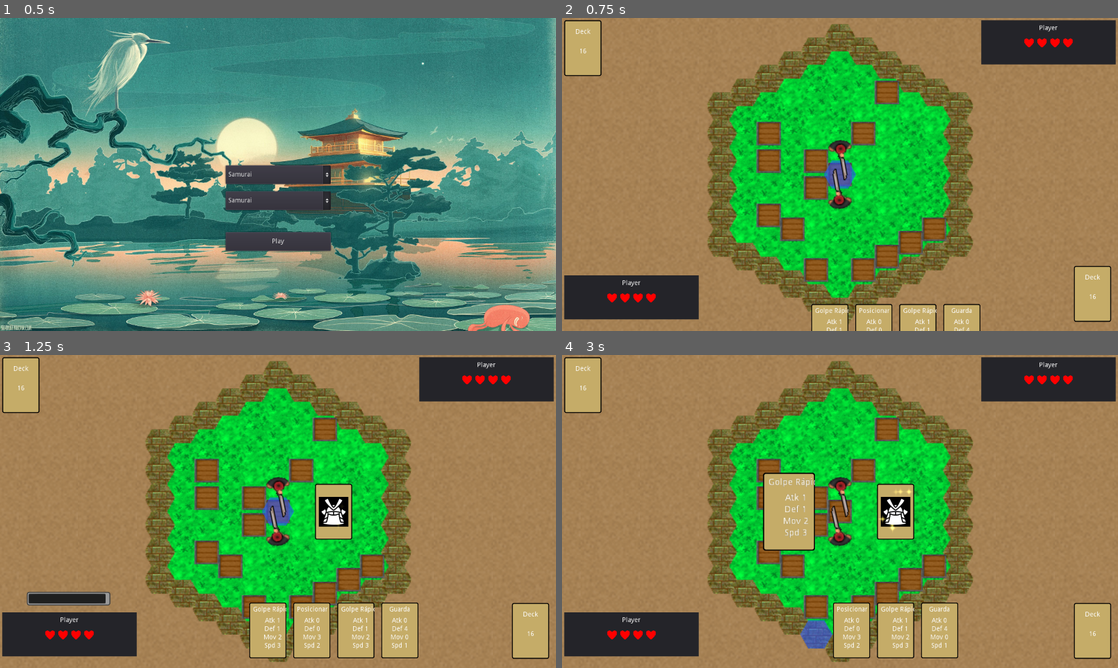
Above: before the commit, frames 1-4 (two rows, left to right).
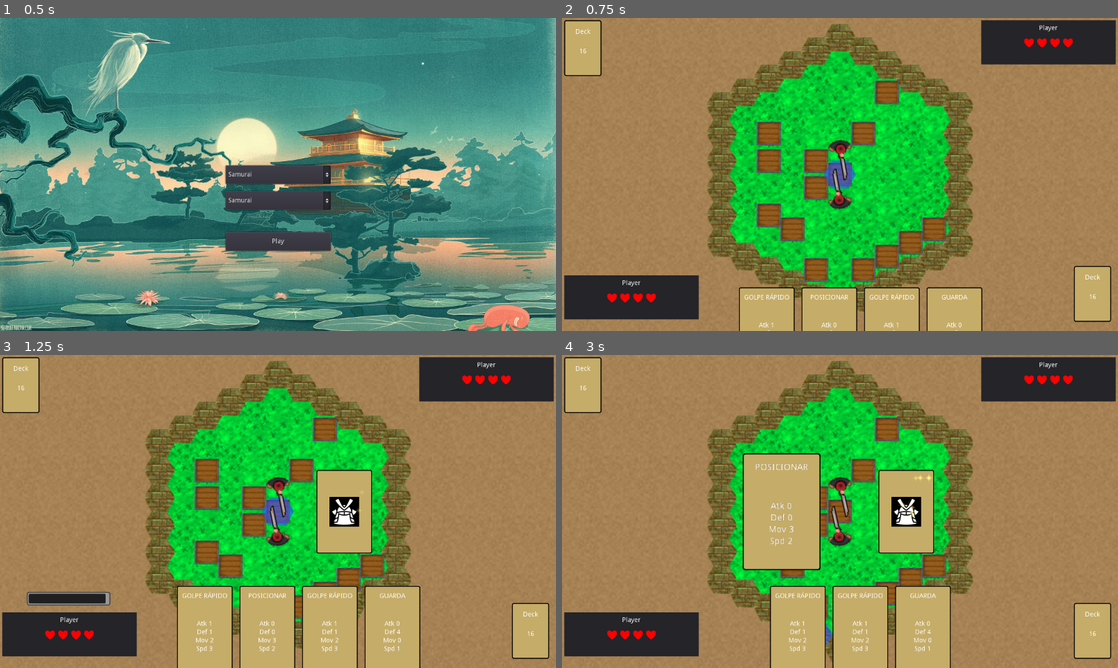
Above: after the commit, the same moments.

Repository: AndreMicheletti/samurai-hex-game
Game: Godot game, scene res://scenes/TitleScreen.tscn
Two runs of this game, one before a commit and one after it. Both use one fixed random seed, a clock stepped at 60 frames per second and the inputs below.
Inputs (mouse positions are in pixels of both pictures, inside the frame that each line leads up to):
- Up to frame 1 (0.5 s): no input
- Up to frame 2 (0.75 s): click "Play" at 0.5 s
- Up to frame 3 (1.25 s): no input
- Up to frame 4 (3 s): move the mouse to (895, 511) at 1.27 s; click (895, 511) at 1.42 s; tap Enter at 2 s; move the mouse to (828, 630) at 2.02 s; click (828, 630) at 2.17 s; move the mouse to (789, 511) at 2.77 s; click (789, 511) at 2.92 s

Frame 1 is identical in both runs. In frame 2, 4.4% of the frame differs, in the area x 31-76%, y 86-100%; in frame 3, 10%; in frame 4, 12%, in the area x 32-72%, y 31-100%.

Commit message:
some fixes on card. major change in enemy behaviour

Diff:
--- a/scenes/characters/Enemy.tscn
+++ b/scenes/characters/Enemy.tscn
@@ -7,8 +7,6 @@
 [ext_resource path="res://graphics/particles/twirl_01.png" type="Texture" id=6]
 [ext_resource path="res://graphics/particles/flame_01.png" type="Texture" id=7]
 [ext_resource path="res://graphics/particles/smoke_04.png" type="Texture" id=8]
-
-
 
 [sub_resource type="Animation" id=1]
 resource_name = "attack_deceive"
@@ -939,6 +937,7 @@
 script = ExtResource( 1 )
 PlayerName = "Enemy"
 characterClass = ExtResource( 2 )
+ai_mode = 1
 
 [node name="anim" type="AnimationPlayer" parent="."]
 autoplay = "idle"
--- a/scenes/gui/Card.tscn
+++ b/scenes/gui/Card.tscn
@@ -57,7 +57,7 @@
 "times": PoolRealArray( 0 ),
 "transitions": PoolRealArray( 1 ),
 "update": 0,
-"values": [ Vector2( 80, 0 ) ]
+"values": [ Vector2( 120, 0 ) ]
 }
 tracks/2/type = "value"
 tracks/2/path = NodePath(".:rect_size")
@@ -69,7 +69,7 @@
 "times": PoolRealArray( 0, 1.4 ),
 "transitions": PoolRealArray( 1, 1 ),
 "update": 0,
-"values": [ Vector2( 80, 120 ), Vector2( 80, 5 ) ]
+"values": [ Vector2( 120, 180 ), Vector2( 80, 5 ) ]
 }
 tracks/3/type = "value"
 tracks/3/path = NodePath("Flames:position")
@@ -81,7 +81,7 @@
 "times": PoolRealArray( 0, 1.4 ),
 "transitions": PoolRealArray( 1, 1 ),
 "update": 0,
-"values": [ Vector2( 40, 110 ), Vector2( 40, 0 ) ]
+"values": [ Vector2( 50, 170 ), Vector2( 50, 0 ) ]
 }
 
 [sub_resource type="Animation" id=4]
@@ -171,10 +171,10 @@
 colors = PoolColorArray( 0, 0, 0, 1, 1, 0.948975, 0.40625, 1, 0, 0, 0, 1 )
 
 [node name="Card" type="Panel"]
-margin_right = 80.0
-margin_bottom = 120.0
-rect_min_size = Vector2( 80, 120 )
-rect_pivot_offset = Vector2( 40, 60 )
+margin_right = 120.0
+margin_bottom = 180.0
+rect_min_size = Vector2( 120, 180 )
+rect_pivot_offset = Vector2( 60, 90 )
 rect_clip_content = true
 mouse_default_cursor_shape = 2
 size_flags_horizontal = 0
@@ -202,8 +202,8 @@
 [node name="VBox" type="VBoxContainer" parent="Margin"]
 margin_left = 8.0
 margin_top = 8.0
-margin_right = 72.0
-margin_bottom = 112.0
+margin_right = 112.0
+margin_bottom = 172.0
 size_flags_horizontal = 3
 size_flags_vertical = 3
 __meta__ = {
@@ -211,53 +211,69 @@
 }
 
 [node name="Title" type="MarginContainer" parent="Margin/VBox"]
-margin_right = 64.0
-margin_bottom = 20.0
+margin_right = 104.0
+margin_bottom = 35.0
+rect_min_size = Vector2( 0, 35 )
 mouse_filter = 1
 custom_constants/margin_bottom = 6
 
 [node name="Label" type="Label" parent="Margin/VBox/Title"]
-margin_right = 64.0
-margin_bottom = 14.0
+margin_top = 7.0
+margin_right = 104.0
+margin_bottom = 21.0
 size_flags_horizontal = 3
 text = "Card Title"
 align = 1
 valign = 1
-
-[node name="Atk" type="Label" parent="Margin/VBox"]
-margin_top = 24.0
-margin_right = 64.0
-margin_bottom = 38.0
+autowrap = true
+uppercase = true
+max_lines_visible = 2
+
+[node name="Texts" type="VBoxContainer" parent="Margin/VBox"]
+margin_top = 39.0
+margin_right = 104.0
+margin_bottom = 164.0
+size_flags_horizontal = 3
+size_flags_vertical = 3
+alignment = 1
+__meta__ = {
+"_edit_use_anchors_": false
+}
+
+[node name="Atk" type="Label" parent="Margin/VBox/Texts"]
+margin_top = 28.0
+margin_right = 104.0
+margin_bottom = 42.0
 mouse_filter = 1
 size_flags_horizontal = 3
 text = "Atk 2"
 align = 1
 valign = 1
 
-[node name="Def" type="Label" parent="Margin/VBox"]
-margin_top = 42.0
-margin_right = 64.0
-margin_bottom = 56.0
+[node name="Def" type="Label" parent="Margin/VBox/Texts"]
+margin_top = 46.0
+margin_right = 104.0
+margin_bottom = 60.0
 mouse_filter = 1
 size_flags_horizontal = 3
 text = "Def 2"
 align = 1
 valign = 1
 
-[node name="Mov" type="Label" parent="Margin/VBox"]
-margin_top = 60.0
-margin_right = 64.0
-margin_bottom = 74.0
+[node name="Mov" type="Label" parent="Margin/VBox/Texts"]
+margin_top = 64.0
+margin_right = 104.0
+margin_bottom = 78.0
 mouse_filter = 1
 size_flags_horizontal = 3
 text = "Mov 2"
 align = 1
 valign = 1
 
-[node name="Speed" type="Label" parent="Margin/VBox"]
-margin_top = 78.0
-margin_right = 64.0
-margin_bottom = 92.0
+[node name="Speed" type="Label" parent="Margin/VBox/Texts"]
+margin_top = 82.0
+margin_right = 104.0
+margin_bottom = 96.0
 mouse_filter = 1
 size_flags_horizontal = 3
 text = "Speed 2"
@@ -286,7 +302,7 @@
 
 [node name="Flames" type="CPUParticles2D" parent="."]
 material = SubResource( 6 )
-position = Vector2( 40, 110 )
+position = Vector2( 50, 170 )
 z_index = 50
 emitting = false
 amount = 80
@@ -294,7 +310,7 @@
 local_coords = false
 texture = ExtResource( 3 )
 emission_shape = 2
-emission_rect_extents = Vector2( 40, 1 )
+emission_rect_extents = Vector2( 55, 1 )
 gravity = Vector2( 0, -98 )
 angle = 45.0
 angle_random = 1.0
--- a/scenes/gui/GameUI.tscn
+++ b/scenes/gui/GameUI.tscn
@@ -207,10 +207,10 @@
 anchor_right = 0.5
 anchor_bottom = 0.5
 margin_left = -360.988
-margin_top = -184.785
+margin_top = -201.434
 margin_right = 204.012
-margin_bottom = -38.7855
-rect_min_size = Vector2( 565, 146 )
+margin_bottom = -21.4343
+rect_min_size = Vector2( 565, 180 )
 mouse_filter = 2
 size_flags_horizontal = 3
 size_flags_vertical = 3
@@ -247,9 +247,9 @@
 anchor_right = 0.5
 anchor_bottom = 0.5
 margin_left = -600.0
-margin_top = -81.0
+margin_top = -130.5
 margin_right = 600.0
-margin_bottom = 81.0
+margin_bottom = 131.5
 mouse_filter = 2
 __meta__ = {
 "_edit_use_anchors_": false
@@ -260,11 +260,11 @@
 anchor_top = 0.5
 anchor_right = 0.5
 anchor_bottom = 0.5
-margin_left = -150.0
-margin_top = -60.0
-margin_right = -69.9995
-margin_bottom = 60.0
-rect_min_size = Vector2( 80, 120 )
+margin_left = -186.056
+margin_top = -90.0
+margin_right = -66.056
+margin_bottom = 90.0
+rect_min_size = Vector2( 120, 180 )
 mouse_filter = 2
 __meta__ = {
 "_edit_use_anchors_": false
@@ -275,11 +275,11 @@
 anchor_top = 0.5
 anchor_right = 0.5
 anchor_bottom = 0.5
-margin_left = 80.0001
-margin_top = -60.0
-margin_right = 160.0
-margin_bottom = 60.0
-rect_min_size = Vector2( 80, 120 )
+margin_left = 82.7048
+margin_top = -90.0
+margin_right = 202.705
+margin_bottom = 90.0
+rect_min_size = Vector2( 120, 180 )
 mouse_filter = 2
 __meta__ = {
 "_edit_use_anchors_": false
@@ -387,11 +387,11 @@
 anchor_top = 0.5
 anchor_right = 0.5
 anchor_bottom = 0.5
-margin_left = -161.858
-margin_top = 31.6501
-margin_right = 403.142
-margin_bottom = 177.65
-rect_min_size = Vector2( 565, 146 )
+margin_left = -237.967
+margin_top = -4.02612
+margin_right = 327.033
+margin_bottom = 175.974
+rect_min_size = Vector2( 565, 180 )
 mouse_filter = 2
 size_flags_horizontal = 3
 size_flags_vertical = 3
--- a/scripts/Card.gd
+++ b/scripts/Card.gd
@@ -13,10 +13,10 @@
 func set_resource(card : CardResource):
 	card_resource = card
 	$Margin/VBox/Title/Label.text = str(card.title)
-	$Margin/VBox/Atk.text = "Atk " + str(card.atk)
-	$Margin/VBox/Def.text = "Def " + str(card.def)
-	$Margin/VBox/Mov.text = "Mov " + str(card.mov)
-	$Margin/VBox/Speed.text = "Spd " + str(card.speed)
+	$Margin/VBox/Texts/Atk.text = "Atk " + str(card.atk)
+	$Margin/VBox/Texts/Def.text = "Def " + str(card.def)
+	$Margin/VBox/Texts/Mov.text = "Mov " + str(card.mov)
+	$Margin/VBox/Texts/Speed.text = "Spd " + str(card.speed)
 	$Special.emitting = card_resource.special
 
 func _on_Card_gui_input(event):
--- a/scripts/EnemyCharacter.gd
+++ b/scripts/EnemyCharacter.gd
@@ -14,7 +14,8 @@
 			randomize()
 			select_card(randi() % hand.size())
 		AIMode.BALANCED:
-			pass
+			randomize()
+			select_card(randi() % hand.size())
 		AIMode.AGGRESSIVE:
 			pass
 		AIMode.DEFENSIVE:
@@ -36,6 +37,47 @@
 
 func select_movement():
 	# FIND PATH TO PLAYER
+	var moves = get_remaining_moves()
+
+	match ai_mode:
+		AIMode.RANDOM:
+			# MOVE RANDOM
+			print("MOVE RANDOM")
+			for i in range(moves):
+				yield(move_random(), "completed")
+		AIMode.BALANCED:
+			print("FOLLOW PLAYER")
+			for i in range(moves):
+				yield(follow_player(), "completed")
+		AIMode.AGGRESSIVE:
+			pass
+		AIMode.DEFENSIVE:
+			pass
+
+func random_wait():
+	var random_wait = (randi() % 3) / 10.0
+	yield(get_tree().create_timer(random_wait), "timeout")
+
+func move_random():
+	yield(random_wait(), "completed")
+
+	var adjc = get_cell().get_all_adjacent()
+	if adjc.size() <= 0:
+		print("NOWHERE TO MOVE")
+		return
+	# FIND VALID DESTINATION TO MOVE
+	adjc.shuffle()
+	var dest = adjc.pop_front()
+	while dest != null and world.is_obstacle(dest.get_axial_coords()):
+		dest = adjc.pop_front()
+	# MOVE
+	if dest != null:
+		move_to(dest.get_axial_coords())
+		yield(self, "move_ended")
+
+func follow_player():
+	yield(random_wait(), "completed")
+
 	var aux_path = world.find_path(hex_pos, game.player.hex_pos)
 	var path = []
 	for hex in aux_path:
@@ -44,43 +86,10 @@
 			continue
 		path.append(pos)
 
-	var moves = get_remaining_moves()
-	if moves > path.size():
-		print("MOVE RANDOM")
-		match ai_mode:
-			AIMode.RANDOM:
-				# MOVE RANDOM
-				var adjc = get_cell().get_all_adjacent()
-				if adjc.size() <= 0:
-					print("NOWHERE TO MOVE")
-					return select_movement()
-				# FIND VALID DESTINATION TO MOVE
-				adjc.shuffle()
-				var dest = adjc.pop_front()
-				while dest != null and world.is_obstacle(dest.get_axial_coords()):
-					print("stuck in while")
-					adjc.shuffle()
-					dest = adjc.pop_front()
-				# MOVE
-				var random_wait = (randi() % 3) / 10.0
-				yield(get_tree().create_timer(random_wait), "timeout")
-				move_to(dest.get_axial_coords())
-				yield(self, "move_ended")
-				# CALL RECURSIVE
-				return select_movement()
-			AIMode.BALANCED:
-				pass
-			AIMode.AGGRESSIVE:
-				pass
-			AIMode.DEFENSIVE:
-				pass
-
 	# move following path
-	for hex in path:
-		var random_wait = (randi() % 3) / 10.0
-		yield(get_tree().create_timer(random_wait), "timeout")
-		move_to(hex)
-		yield(self, "move_ended")
+	var hex = path.pop_back()
+	move_to(hex)
+	yield(self, "move_ended")
 
 func end_turn():
 	if not active:
--- a/scripts/Game.gd
+++ b/scripts/Game.gd
@@ -211,14 +211,15 @@
 				return [enemy, player]
 
 func on_turn_timeout():
-	if state == Phase.CHOOSE:
+	if state == Phase.CHOOSE and state != Phase.GAMEOVER:
 		randomize()
 		var idx = randi() % player.hand.size()
 		player.select_card(idx)
 		game_ui.remove_player_card(idx)
 
 func on_player_selected_card(_card):
-	play_phase()
+	if state != Phase.GAMEOVER:
+		play_phase()
 
 func choose_winner(_character):
 	if player.get_remaining_health() == enemy.get_remaining_health():
--- a/scripts/GameUI.gd
+++ b/scripts/GameUI.gd
@@ -31,12 +31,11 @@
 
 signal card_pressed
 
-
 var center_left_middle
 var center_right_middle
 
 var center_left_corner = 20
-var center_right_corner = 1100
+onready var center_right_corner = get_viewport().size.x - 120 - 20
 
 # Called when the node enters the scene tree for the first time.
 func _ready():
